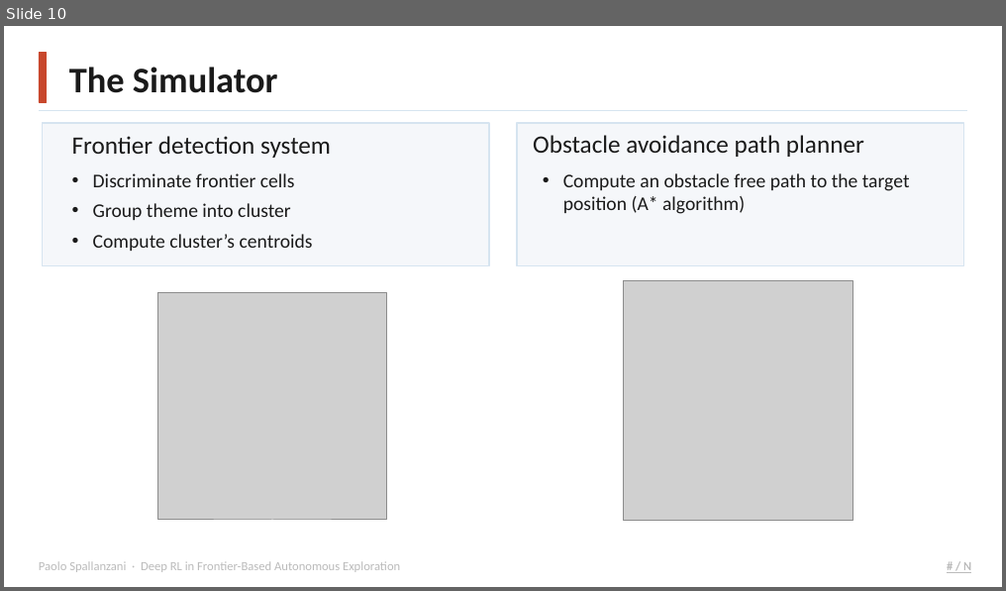
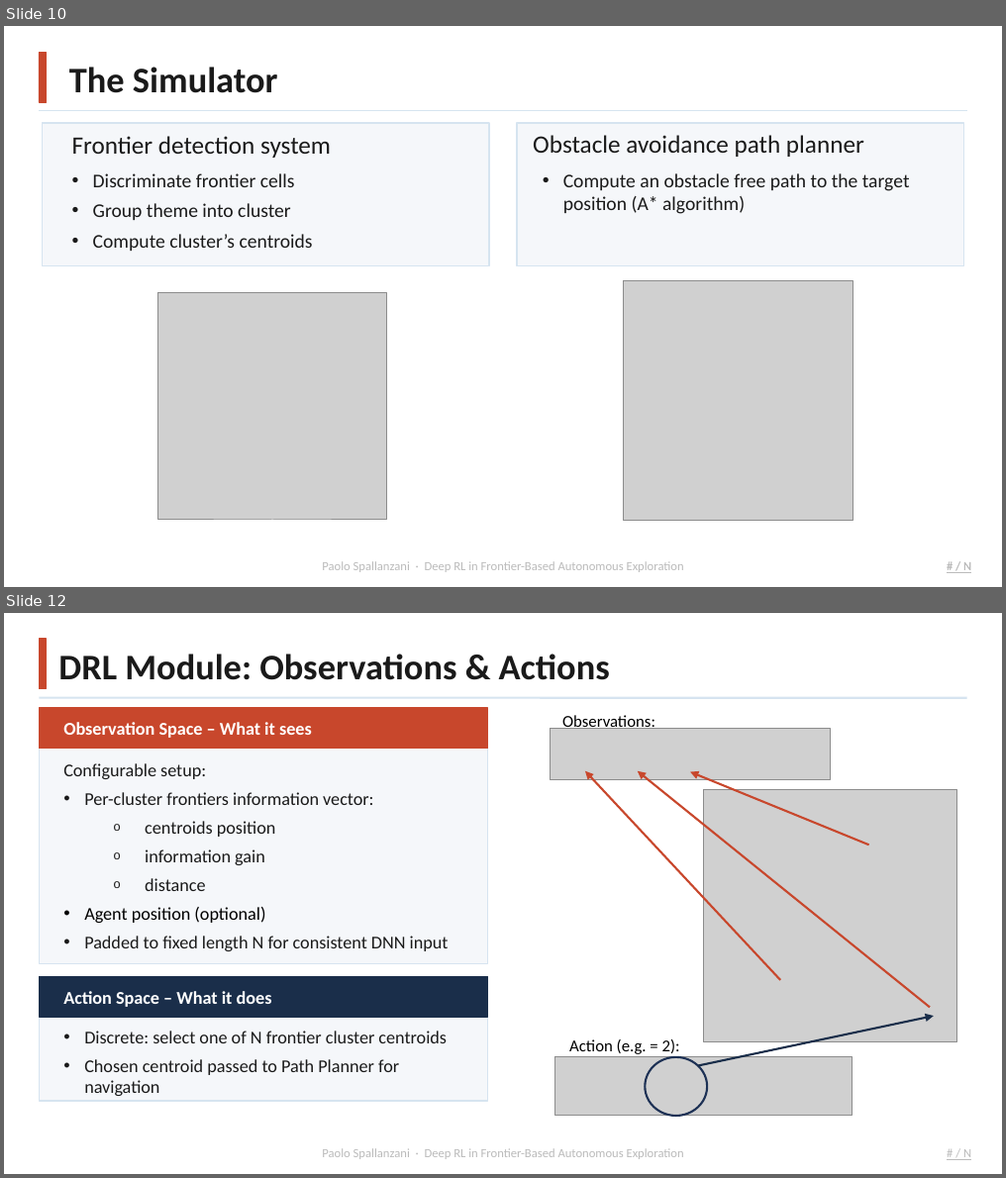
Before and after one commit to Paolo-Spall/presentazione_tesi_dae, a slide deck: presentation_1.pptx. Shown one above the other, each under a label of ours: slide 10 before the commit, slides 10 and 12 after it; the slides between them are not shown. The pictures are 1006x591 and 1006x1178 pixels, drawn with LibreOffice and Linux fonts; fonts in the diff are those of the drawing; grey boxes stand for pictures; background and template pictures are left out. Boxes give left, top, right and bottom in pixels: in the first picture for what was removed or moved away, otherwise in the second. Text is boxed around its words. In the diff, an @@ line names an element or a change of style, - is before the commit and + after.

```diff
--- a/presentation_1.pptx
+++ b/presentation_1.pptx
@@ slide 12 added at [4, 613, 1002, 1174], background #FFFFFF; not listed: 2 template elements that a slide beside it also shows @@
@@ rectangle added at [39, 639, 46, 689], fill #C8472C, outline #C8472C 1 pt @@
@@ text added at [58, 654, 610, 680], 26 pt, text #1A1A1A, bold @@
+DRL Module: Observations & Actions
@@ line added from (39, 698) to (967, 698), #D6E4F0 1.5 pt @@
@@ rectangle added at [39, 708, 488, 963], fill #F5F7FA, outline #D6E4F0 1 pt @@
@@ rectangle added at [39, 708, 488, 748], fill #C8472C, outline #C8472C 1 pt @@
@@ text added at [63, 722, 312, 738], 13 pt, text #FFFFFF, bold @@
+Observation Space – What it sees
@@ picture added at [549, 729, 831, 780] @@
@@ text added at [562, 715, 655, 731], 12 pt, text #000000 @@
+Observations:
@@ text added at [63, 763, 449, 952], 13 pt, text #1A1A1A @@
+Configurable setup:
+• Per-cluster frontiers information vector:
+  o centroids position
+  o information gain
+  o distance
+• Agent position (optional)
+• Padded to fixed length N for consistent DNN input
@@ arrow added from (780, 980) to (585, 770), #C8472C 1.5 pt @@
@@ arrow added from (930, 1007) to (638, 770), #C8472C 1.5 pt @@
@@ arrow added from (869, 845) to (691, 771), #C8472C 1.5 pt @@
@@ picture added at [704, 789, 957, 1042] @@
@@ rectangle added at [39, 977, 488, 1101], fill #F5F7FA, outline #D6E4F0 1 pt @@
@@ rectangle added at [39, 977, 488, 1017], fill #1A2E4A, outline #1A2E4A 1 pt @@
@@ text added at [63, 991, 272, 1007], 13 pt, text #FFFFFF, bold @@
+Action Space – What it does
@@ arrow added from (698, 1066) to (933, 1016), #1A2E4A 1.5 pt @@
@@ text added at [84, 1031, 447, 1096], 13 pt, text #1A1A1A @@
+• Discrete: select one of N frontier cluster centroids
+• Chosen centroid passed to Path Planner for navigation
@@ picture added at [554, 1057, 852, 1115] @@
@@ text added at [569, 1040, 680, 1055], 12 pt, text #000000 @@
+Action (e.g. = 2):
@@ ellipse added at [645, 1058, 707, 1116], outline #1E3256 1.5 pt @@
@@ slide 10 changed as well @@
@@ text "Paolo Spallanzani · Deep RL ...": place and size @@
-text "Paolo Spallanzani · Deep RL ..." at [39, 562, 400, 572]
+text "Paolo Spallanzani · Deep RL ..." at [322, 562, 684, 572]
@@ text "Paolo Spallanzani · Deep RL ..." at [322, 562, 684, 572]: alignment left to centre @@
```
Also in this commit, not shown: 10 other slides changed, 10 other slides added, 5 other files.
